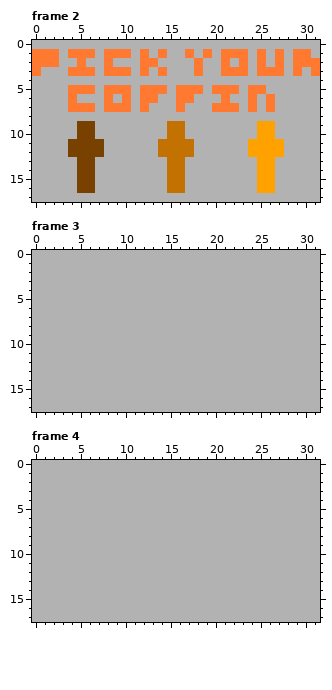
Edited in one commit: pixel-art file (LD43 Sacrifice/Assets/Sprites/ChooseCoffin.aseprite). The first picture shows the starting point.
32x18 pixels, 4 frames. Shown: frame 2, frame 3, frame 4.
After the commit:
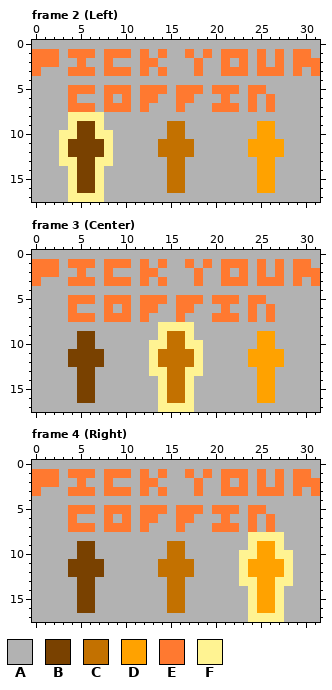
Palette (. is transparent): A #b2b2b2  B #794100  C #c37100  D #ffa200  E #ff7930  F #fff392
The author wrote: Title through Choose Coffin scenes complete.
The edit:
layer "CoffinSelect" added
--- frame 2 (Left), layer "CoffinSelect"
@@ x 1..10 @@
  7 AAAEEEAEEE
- 8 AAAAAAAAAA
- 9 AAAABBAAAA
-10 AAAABBAAAA
-11 AAABBBBAAA
-12 AAABBBBAAA
-13 AAAABBAAAA
-14 AAAABBAAAA
-15 AAAABBAAAA
-16 AAAABBAAAA
-17 AAAAAAAAAA
+ 8 AAAFFFFAAA
+ 9 AAAFBBFAAA
+10 AAFFBBFFAA
+11 AAFBBBBFAA
+12 AAFBBBBFAA
+13 AAFFBBFFAA
+14 AAAFBBFAAA
+15 AAAFBBFAAA
+16 AAAFBBFAAA
+17 AAAFFFFAAA
--- frame 3 (Center), layers "Words", "Coffins", "CoffinSelect"
@@ x 0..31 @@
  0 AAAAAAAAAAAAAAAAAAAAAAAAAAAAAAAA
- 1 AAAAAAAAAAAAAAAAAAAAAAAAAAAAAAAA
- 2 AAAAAAAAAAAAAAAAAAAAAAAAAAAAAAAA
- 3 AAAAAAAAAAAAAAAAAAAAAAAAAAAAAAAA
+ 1 EEEAEEEAEEEAEAEAAEAEAEEEAEAEAEEA
+ 2 EEEAAEAAEAAAEEAAAAEAAEAEAEAEAEEE
+ 3 EAAAEEEAEEEAEAEAAAEAAEEEAEEEAEAE
  4 AAAAAAAAAAAAAAAAAAAAAAAAAAAAAAAA
- 5 AAAAAAAAAAAAAAAAAAAAAAAAAAAAAAAA
- 6 AAAAAAAAAAAAAAAAAAAAAAAAAAAAAAAA
- 7 AAAAAAAAAAAAAAAAAAAAAAAAAAAAAAAA
- 8 AAAAAAAAAAAAAAAAAAAAAAAAAAAAAAAA
- 9 AAAAAAAAAAAAAAAAAAAAAAAAAAAAAAAA
-10 AAAAAAAAAAAAAAAAAAAAAAAAAAAAAAAA
-11 AAAAAAAAAAAAAAAAAAAAAAAAAAAAAAAA
-12 AAAAAAAAAAAAAAAAAAAAAAAAAAAAAAAA
-13 AAAAAAAAAAAAAAAAAAAAAAAAAAAAAAAA
-14 AAAAAAAAAAAAAAAAAAAAAAAAAAAAAAAA
-15 AAAAAAAAAAAAAAAAAAAAAAAAAAAAAAAA
-16 AAAAAAAAAAAAAAAAAAAAAAAAAAAAAAAA
-17 AAAAAAAAAAAAAAAAAAAAAAAAAAAAAAAA
+ 5 AAAAEEEAEEEAEEEAEEEAEEEAEEAAAAAA
+ 6 AAAAEAAAEAEAEEAAEEAAAEAAEAEAAAAA
+ 7 AAAAEEEAEEEAEAAAEAAAEEEAEAEAAAAA
+ 8 AAAAAAAAAAAAAAFFFFAAAAAAAAAAAAAA
+ 9 AAAAABBAAAAAAAFCCFAAAAAAADDAAAAA
+10 AAAAABBAAAAAAFFCCFFAAAAAADDAAAAA
+11 AAAABBBBAAAAAFCCCCFAAAAADDDDAAAA
+12 AAAABBBBAAAAAFCCCCFAAAAADDDDAAAA
+13 AAAAABBAAAAAAFFCCFFAAAAAADDAAAAA
+14 AAAAABBAAAAAAAFCCFAAAAAAADDAAAAA
+15 AAAAABBAAAAAAAFCCFAAAAAAADDAAAAA
+16 AAAAABBAAAAAAAFCCFAAAAAAADDAAAAA
+17 AAAAAAAAAAAAAAFFFFAAAAAAAAAAAAAA
--- frame 4 (Right), layers "Words", "Coffins", "CoffinSelect"
@@ x 0..31 @@
  0 AAAAAAAAAAAAAAAAAAAAAAAAAAAAAAAA
- 1 AAAAAAAAAAAAAAAAAAAAAAAAAAAAAAAA
- 2 AAAAAAAAAAAAAAAAAAAAAAAAAAAAAAAA
- 3 AAAAAAAAAAAAAAAAAAAAAAAAAAAAAAAA
+ 1 EEEAEEEAEEEAEAEAAEAEAEEEAEAEAEEA
+ 2 EEEAAEAAEAAAEEAAAAEAAEAEAEAEAEEE
+ 3 EAAAEEEAEEEAEAEAAAEAAEEEAEEEAEAE
  4 AAAAAAAAAAAAAAAAAAAAAAAAAAAAAAAA
- 5 AAAAAAAAAAAAAAAAAAAAAAAAAAAAAAAA
- 6 AAAAAAAAAAAAAAAAAAAAAAAAAAAAAAAA
- 7 AAAAAAAAAAAAAAAAAAAAAAAAAAAAAAAA
- 8 AAAAAAAAAAAAAAAAAAAAAAAAAAAAAAAA
- 9 AAAAAAAAAAAAAAAAAAAAAAAAAAAAAAAA
-10 AAAAAAAAAAAAAAAAAAAAAAAAAAAAAAAA
-11 AAAAAAAAAAAAAAAAAAAAAAAAAAAAAAAA
-12 AAAAAAAAAAAAAAAAAAAAAAAAAAAAAAAA
-13 AAAAAAAAAAAAAAAAAAAAAAAAAAAAAAAA
-14 AAAAAAAAAAAAAAAAAAAAAAAAAAAAAAAA
-15 AAAAAAAAAAAAAAAAAAAAAAAAAAAAAAAA
-16 AAAAAAAAAAAAAAAAAAAAAAAAAAAAAAAA
-17 AAAAAAAAAAAAAAAAAAAAAAAAAAAAAAAA
+ 5 AAAAEEEAEEEAEEEAEEEAEEEAEEAAAAAA
+ 6 AAAAEAAAEAEAEEAAEEAAAEAAEAEAAAAA
+ 7 AAAAEEEAEEEAEAAAEAAAEEEAEAEAAAAA
+ 8 AAAAAAAAAAAAAAAAAAAAAAAAFFFFAAAA
+ 9 AAAAABBAAAAAAAACCAAAAAAAFDDFAAAA
+10 AAAAABBAAAAAAAACCAAAAAAFFDDFFAAA
+11 AAAABBBBAAAAAACCCCAAAAAFDDDDFAAA
+12 AAAABBBBAAAAAACCCCAAAAAFDDDDFAAA
+13 AAAAABBAAAAAAAACCAAAAAAFFDDFFAAA
+14 AAAAABBAAAAAAAACCAAAAAAAFDDFAAAA
+15 AAAAABBAAAAAAAACCAAAAAAAFDDFAAAA
+16 AAAAABBAAAAAAAACCAAAAAAAFDDFAAAA
+17 AAAAAAAAAAAAAAAAAAAAAAAAFFFFAAAA
Where, in picture pixels (left, top, right, bottom), the same in both pictures:
changed: (59, 112, 113, 202)
changed: (32, 259, 320, 412)
changed: (32, 469, 320, 622)
